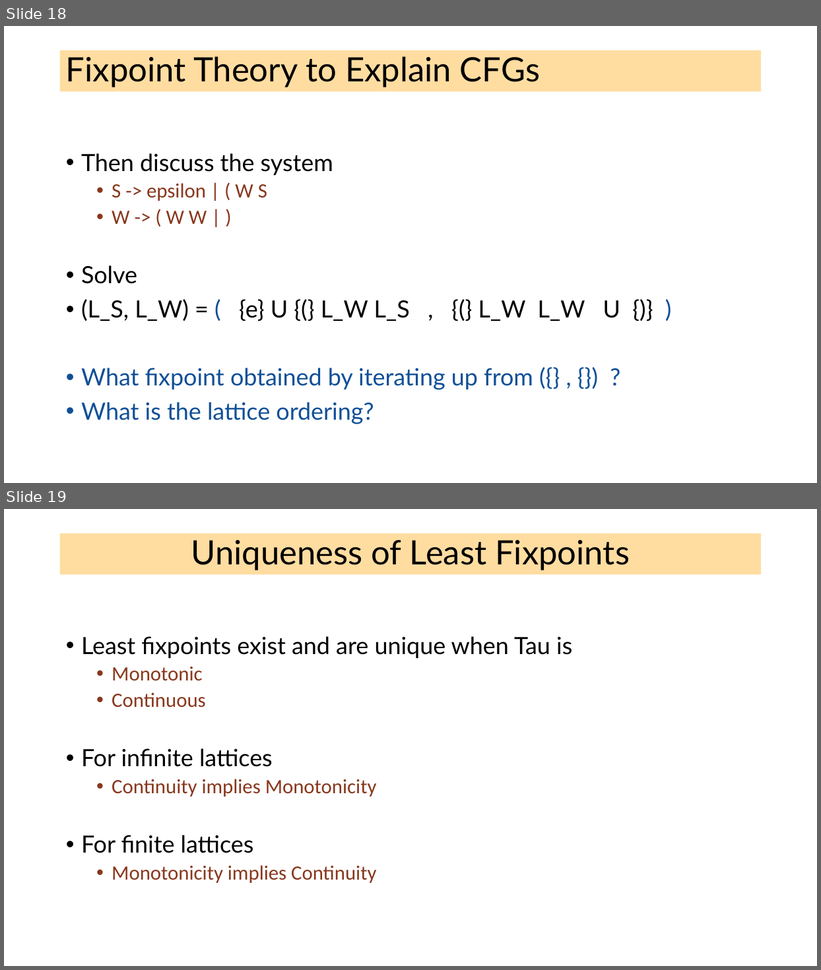
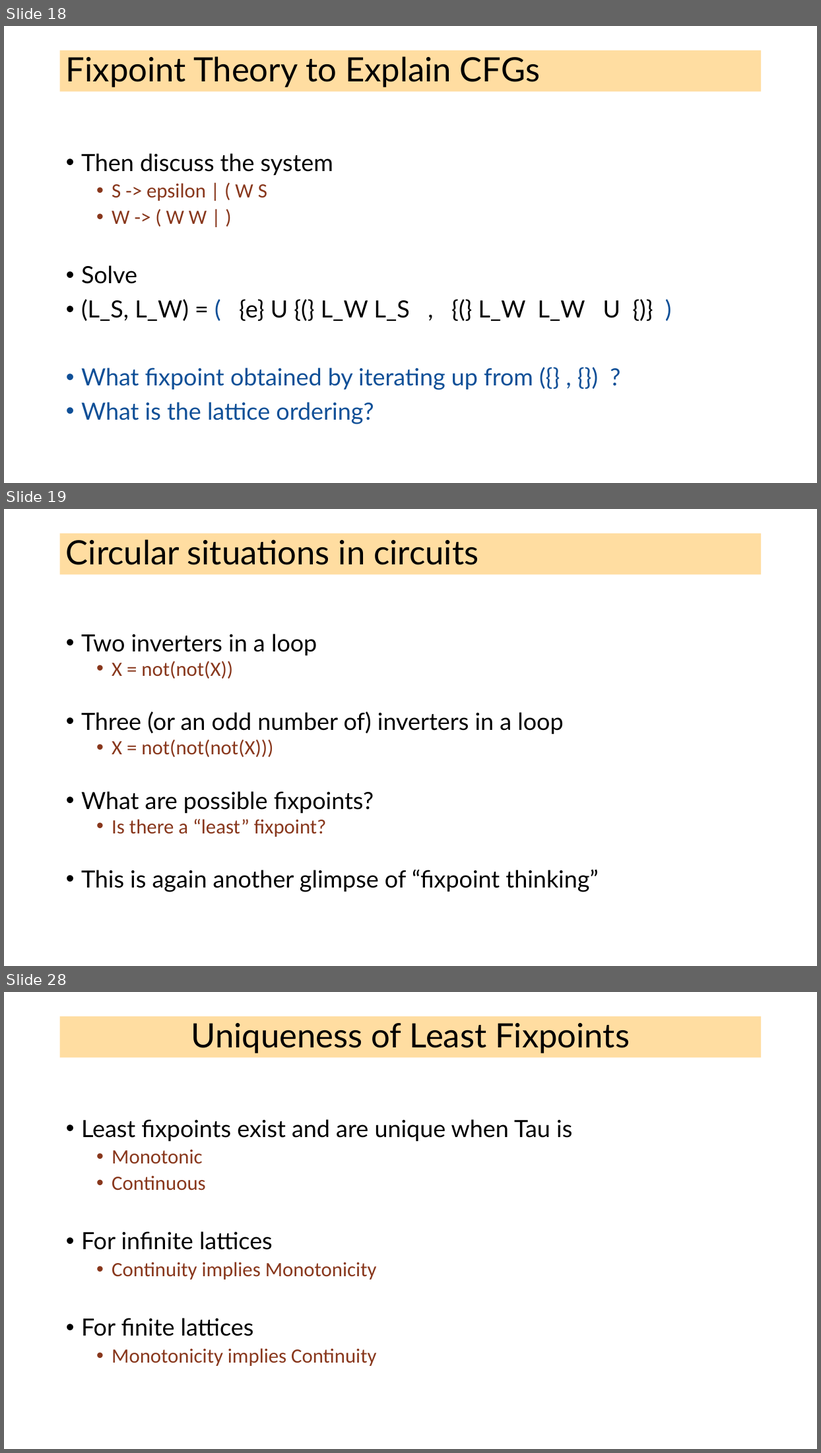
Before and after one commit to ganeshutah/cs6110s22, a slide deck: Lec21/Lec21.pptx. Shown one above the other, each under a label of ours: slides 18 and 19 before the commit, slides 18, 19 and 28 after it; the slides between them are not shown. The pictures are 821x970 and 821x1453 pixels, drawn with LibreOffice and Linux fonts; fonts in the diff are those of the drawing. Boxes give left, top, right and bottom in pixels: in the first picture for what was removed or moved away, otherwise in the second. Text is boxed around its words. In the diff, an @@ line names an element or a change of style, - is before the commit and + after.

```diff
--- a/Lec21/Lec21.pptx
+++ b/Lec21/Lec21.pptx
@@ slide 19 added at (x1=4, y1=509, x2=817, y2=966), background #FFFFFF @@
@@ title added at (x1=60, y1=533, x2=762, y2=575), fill #FFBD47 at 51% opacity, 39.6 pt, text #000000 @@
+Circular situations in circuits
@@ text added at (x1=81, y1=634, x2=598, y2=892), 28 pt, text #000000 @@
+• Two inverters in a loop
+  • X = not(not(X))
+• Three (or an odd number of) inverters in a loop
+  • X = not(not(not(X)))
+• What are possible fixpoints?
+  • Is there a “least” fixpoint?
+• This is again another glimpse of “fixpoint thinking”
@@ what was slide 19 is now slide 28 @@
```
Also in this commit, not shown: 1 slide changed, 8 other slides added, 2 other files.
